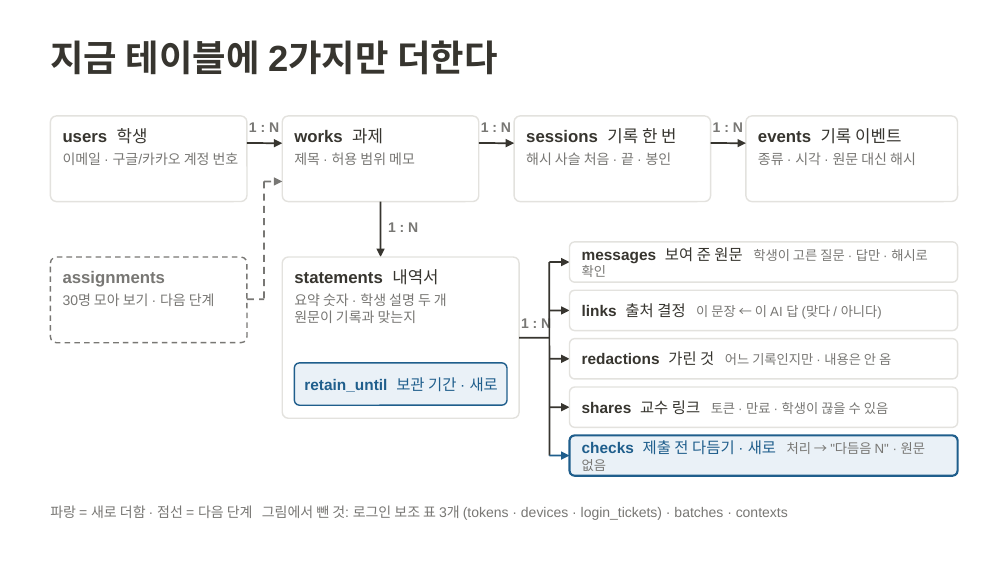
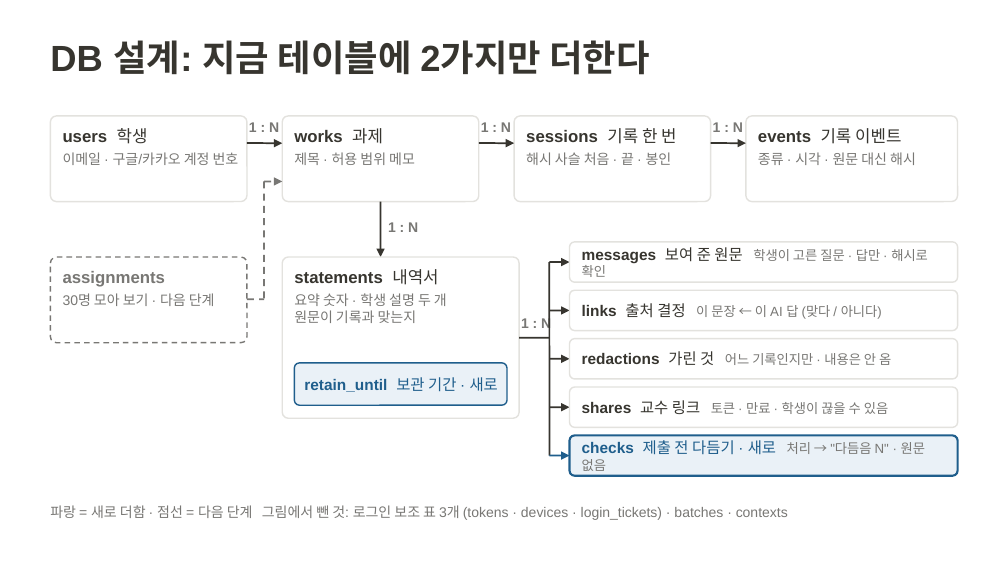
Before and after one commit to 20233014-KYH/trace, a slide deck: slide 5 of deck/중간발표_김용현.pptx. Drawn at 1008x567 pixels with LibreOffice and Linux fonts; fonts in the diff are those of the drawing. Boxes give left, top, right and bottom in pixels: in the first picture for what was removed or moved away, otherwise in the second. Text is boxed around its words. In the diff, an @@ line names an element or a change of style, - is before the commit and + after.

```diff
--- a/deck/중간발표_김용현.pptx
+++ b/deck/중간발표_김용현.pptx
@@ title at <box>50,40,649,75</box>: text changed @@
-지금 테이블에 2가지만 더한다
+DB 설계: 지금 테이블에 2가지만 더한다
```
Also in this commit, not shown: 5 other slides changed, 1 other file.
